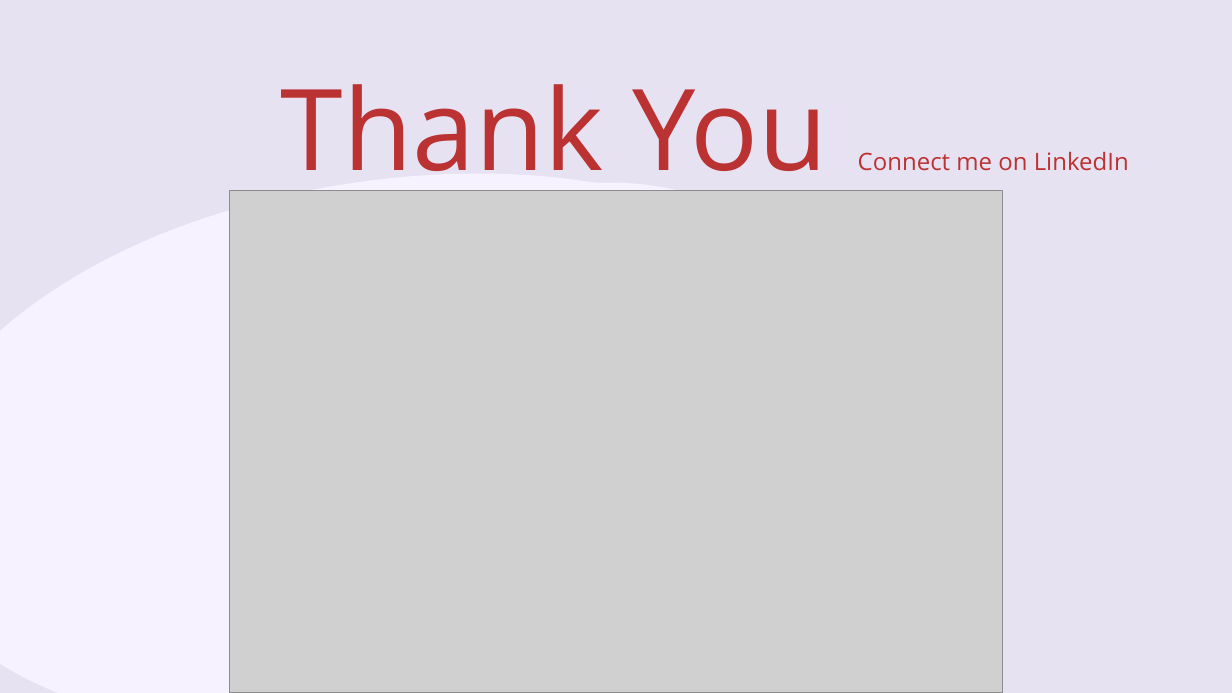
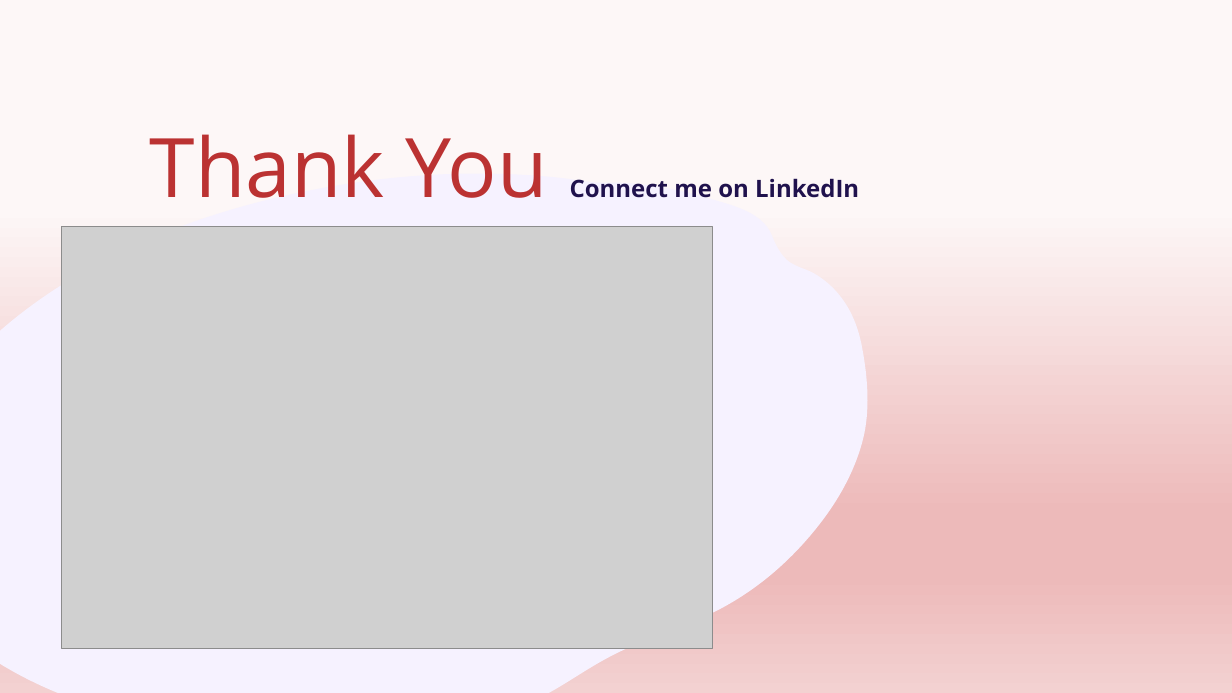
Before and after one commit to Sachinsatya/Data-Analytics-Content-and-Notes, a slide deck: slide 7 of Power Automate.pptx (slide 6 before the commit). Drawn at 1232x693 pixels with LibreOffice and Linux fonts; fonts in the diff are those of the drawing; grey boxes stand for pictures. Boxes give left, top, right and bottom in pixels: in the first picture for what was removed or moved away, otherwise in the second. Text is boxed around its words. In the diff, an @@ line names an element or a change of style, - is before the commit and + after.

```diff
--- a/Power Automate.pptx
+++ b/Power Automate.pptx
@@ background #E7E2F2 to gradient #FDF7F7 to #EDBABA to #F3D1D1 @@
@@ title "Thank You Connect me on ...": place and size @@
-title "Thank You Connect me on ..." at (281, 84, 1129, 191)
+title "Thank You Connect me on ..." at (150, 134, 859, 198)
@@ title "Thank You Connect me on ..." at (150, 134, 859, 198): size 66 to 48 pt in "Thank You"; text colour #BB3232 to #20124D, bold on in "Connect me on LinkedIn" @@
@@ picture: place and size @@
-picture at (229, 191, 1002, 693)
+picture at (62, 227, 712, 648)
```
Also in this commit, not shown: 2 other slides changed, 4 slides added, 3 slides removed, 5 other files.
